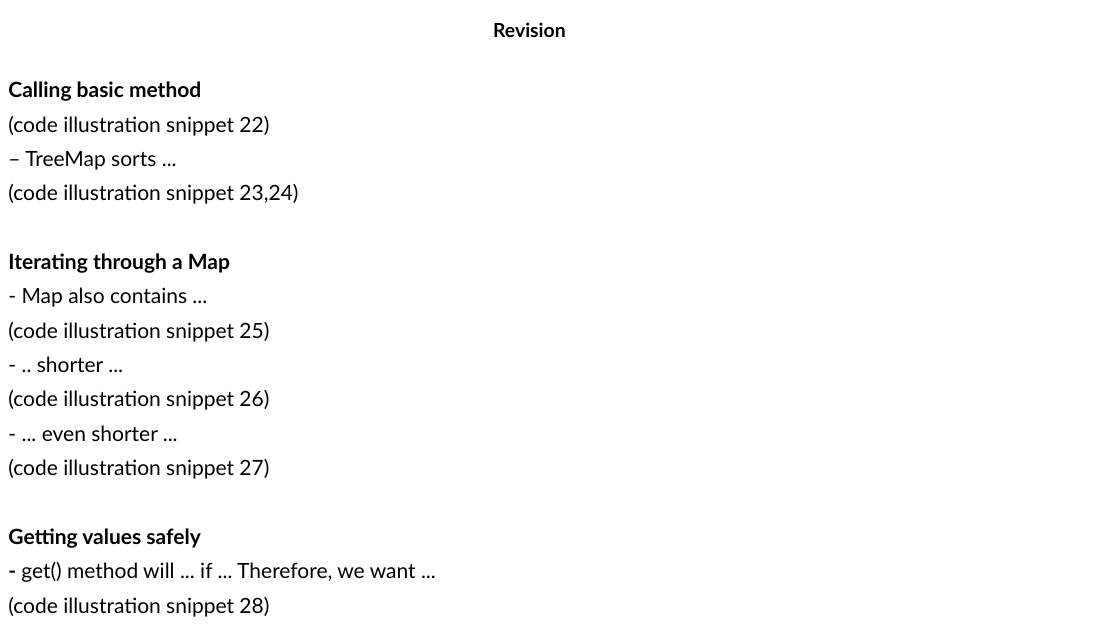
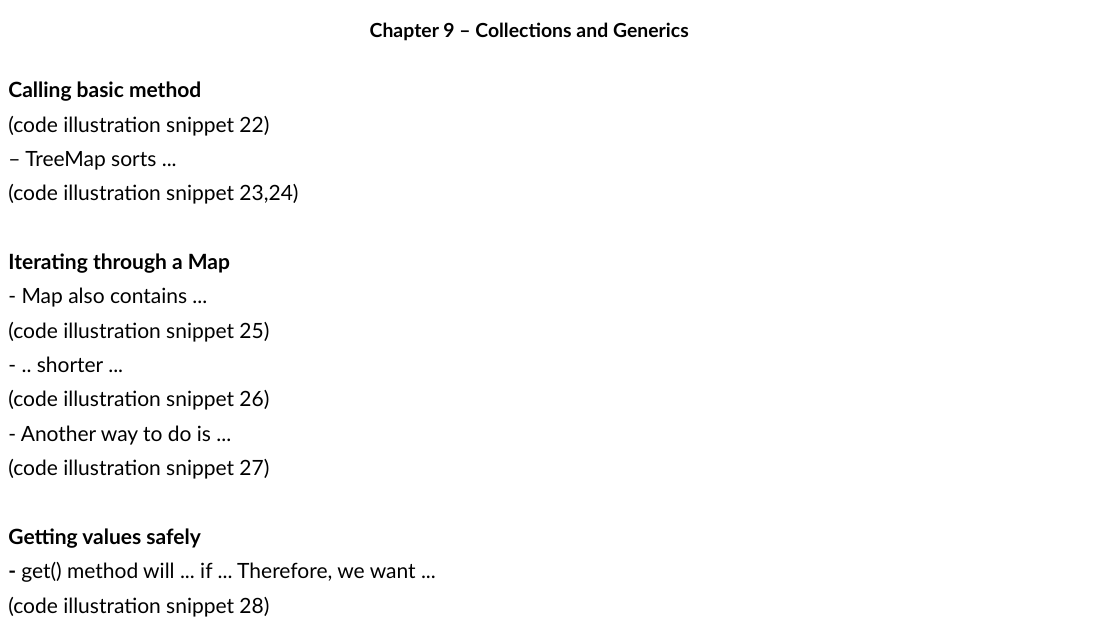
Before and after one commit to MaiDinhVinh/CS-Java, a slide deck: slide 18 of OCP17/old progress/Chapter 9 - Collections and Generics.pptx. Drawn at 1120x630 pixels with LibreOffice and Linux fonts; fonts in the diff are those of the drawing. Boxes give left, top, right and bottom in pixels: in the first picture for what was removed or moved away, otherwise in the second. Text is boxed around its words. In the diff, an @@ line names an element or a change of style, - is before the commit and + after.

```diff
--- a/OCP17/old progress/Chapter 9 - Collections and Generics.pptx
+++ b/OCP17/old progress/Chapter 9 - Collections and Generics.pptx
@@ subtitle at (370, 22, 689, 41): text changed @@
-Revision
+Chapter 9 – Collections and Generics
@@ text at (21, 425, 211, 445): text changed @@
-- ... even shorter ...
+- Another way to do is ...
```
Also in this commit, not shown: 20 other slides changed, 10 slides added.
